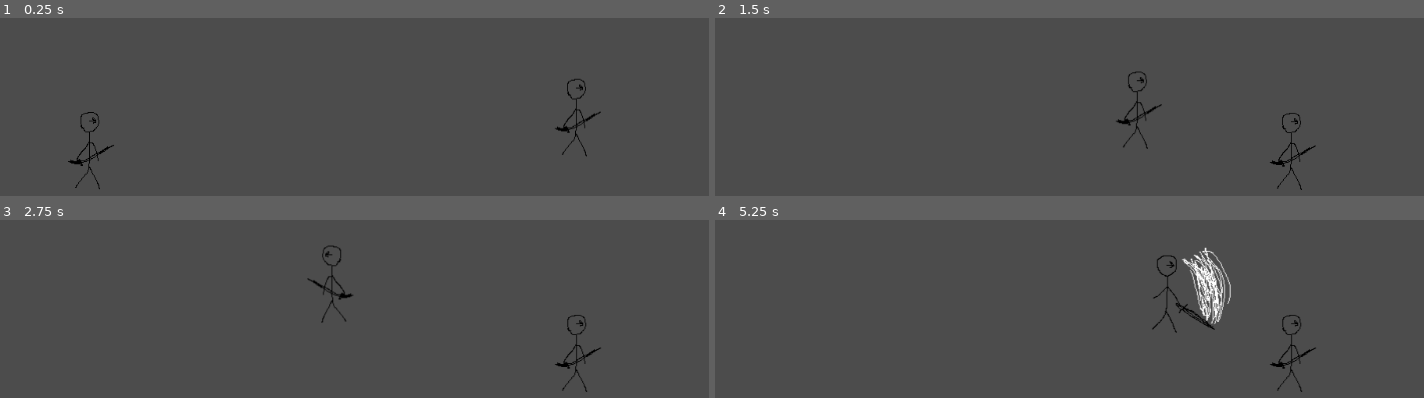
Above: before the commit, frames 1-4 (two rows, left to right).
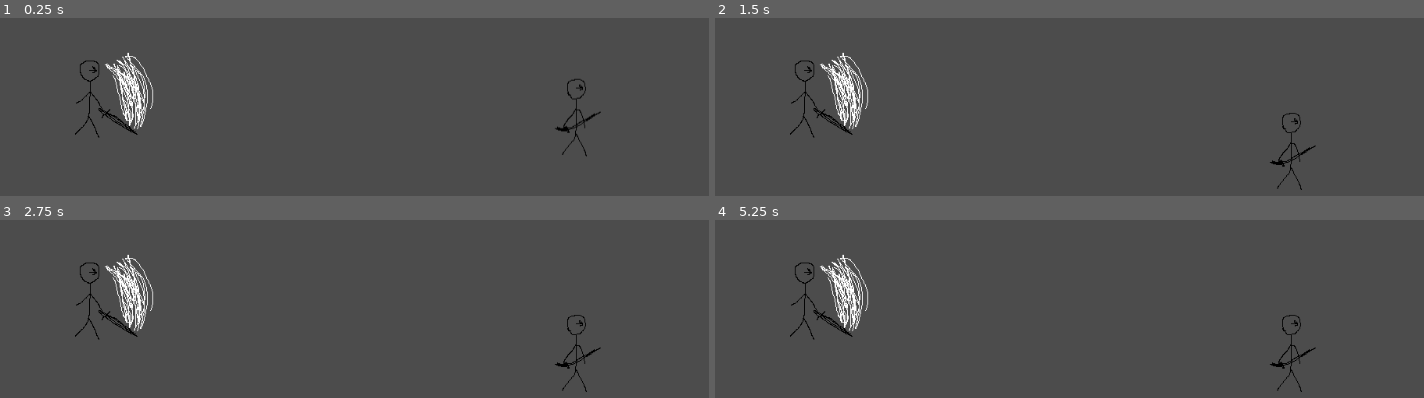
Above: after the commit, the same moments.

Repository: le-birb/sword-game
Game: Godot game, scene res://Testing.tscn
Same seed, same stepped clock (60 frames per second), same inputs: the game is played once before the commit and once after it.
Inputs:
- Up to frame 1 (0.25 s): no input
- Up to frame 2 (1.5 s): tap Enter at 0.5 s; hold C (block) 0.53-1.28 s; hold D (move_right) from 0.53 s (still down); tap Space (jump) at 0.77, 0.8, 1.07, 1.35 s
- Up to frame 3 (2.75 s): tap Space (jump) at 1.52, 1.82 s; tap C (block) at 1.55 s; release D (move_right) at 2.03 s; hold A (move_left) from 2.03 s (still down); hold Space (jump) from 2.03 s (still down); tap X (attack) at 2.1 s
- Up to frame 4 (5.25 s): release A (move_left) at 2.78 s; release Space (jump) at 2.78 s; hold D (move_right) 2.78-4.28 s; tap C (block) at 2.85, 4.55 s; tap Space (jump) at 3.02, 3.32, 3.77, 3.8, 4.07, 4.35, 4.52, 4.82 s; hold C (block) 3.53-4.28 s; hold A (move_left) 4.28-5.03 s; hold D (move_right) from 5.03 s (still down); hold Space (jump) from 5.03 s (still down); tap X (attack) at 5.1 s

The runs differ from the first frame. In frame 1, 1.7% of the frame differs, in the area x 9-22%, y 19-97%; in frame 2, 1.7%; in frame 3, 1.8%; in frame 4, 3.1%, in the area x 10-73%, y 15-68%.
Error after the commit: Parse Error: The identifier "player" isn't declared in the current scope. (res://player_scripts/Player.gd:103)

Commit message:
Implement generic state machine

Diff:
--- a/Player.tscn
+++ b/Player.tscn
@@ -1,7 +1,8 @@
-[gd_scene load_steps=10 format=2]
+[gd_scene load_steps=11 format=2]
 
-[ext_resource path="res://Player.gd" type="Script" id=1]
+[ext_resource path="res://player_scripts/Player.gd" type="Script" id=1]
 [ext_resource path="res://sprites/swordman.png" type="Texture" id=2]
+[ext_resource path="res://player_scripts/StateMachine.gd" type="Script" id=3]
 [ext_resource path="res://Hitbox.gd" type="Script" id=4]
 
 [sub_resource type="RectangleShape2D" id=1]
@@ -10,15 +11,15 @@
 [sub_resource type="RectangleShape2D" id=3]
 extents = Vector2( 31.5, 53.5 )
 
+[sub_resource type="AtlasTexture" id=5]
+flags = 4
+atlas = ExtResource( 2 )
+region = Rect2( 0, 256, 128, 128 )
+
 [sub_resource type="AtlasTexture" id=4]
 flags = 4
 atlas = ExtResource( 2 )
 region = Rect2( 0, 128, 128, 128 )
-
-[sub_resource type="AtlasTexture" id=5]
-flags = 4
-atlas = ExtResource( 2 )
-region = Rect2( 0, 256, 128, 128 )
 
 [sub_resource type="AtlasTexture" id=6]
 flags = 4
@@ -27,14 +28,14 @@
 
 [sub_resource type="SpriteFrames" id=7]
 animations = [ {
+"frames": [ SubResource( 5 ) ],
+"loop": false,
+"name": "block",
+"speed": 5.0
+}, {
 "frames": [ SubResource( 4 ) ],
 "loop": false,
 "name": "attack",
-"speed": 5.0
-}, {
-"frames": [ SubResource( 5 ) ],
-"loop": false,
-"name": "block",
 "speed": 5.0
 }, {
 "frames": [ SubResource( 6 ) ],
@@ -79,5 +80,10 @@
 wait_time = 0.2
 one_shot = true
 
+[node name="StateMachine" type="Node" parent="."]
+script = ExtResource( 3 )
+
+[node name="IdleState" type="Node" parent="StateMachine"]
+
 [connection signal="input_event" from="." to="." method="_on_Player_input_event"]
 [connection signal="body_entered" from="Attack" to="." method="_on_Attack_body_entered"]
--- a/Player.gd
+++ b/player_scripts/Player.gd
@@ -2,6 +2,8 @@
 extends Actor
 
 const Enemy = preload("res://Enemy.gd")
+
+var curr_state: state = idle_state.new()
 
 var snap_vec: Vector2 = Vector2(0, .05)
 
@@ -89,3 +91,24 @@
 	var enemy := body as Enemy
 	if enemy:
 		enemy.damage()
+
+
+class state:
+	func process():
+		pass
+
+class idle_state extends state:
+	func process():
+		if Input.is_action_just_pressed("jump"):
+			player.velocity.y = -500
+			player.curr_state = airborn_state.new()
+
+
+class airborn_state extends state:
+	func _init():
+		var coyote_timer = get_tree().create_timer(.1)
+	func process():
+		if Input.is_action_just_pressed("jump") and not coyote_timer.is_stopped():
+			player.velocity.y = -500
+		if Input.is_action_pressed("jump"):
+			player.acceleration.y = player.gravity.y / 2
--- /dev/null
+++ b/player_scripts/State.gd
@@ -0,0 +1,31 @@
+
+class_name State extends Node
+
+var parent_fsm: StateMachine
+
+func enter():
+	pass
+
+func exit(next_state: State):
+	parent_fsm.state = next_state
+
+func _ready():
+	pass
+
+func process(delta):
+	pass
+
+func physics_process(delta):
+	pass
+
+func input(event):
+	pass
+
+func unhandled_input(event):
+	pass
+
+func unhandled_key_input(event):
+	pass
+
+func notification(what, flag = false):
+	pass
--- /dev/null
+++ b/player_scripts/StateMachine.gd
@@ -0,0 +1,33 @@
+extends Node
+
+class_name StateMachine
+
+var state setget enter_state
+
+
+func _ready():
+	enter_state(get_child(0))
+
+func enter_state(new_state):
+	state = new_state
+	state.fsm = self
+	state.enter()
+
+func _process(delta):
+	state.process(delta)
+
+func _physics_process(delta):
+	state.physics_process(delta)
+
+func _input(event):
+	state.input(event)
+
+func _unhandled_input(event):
+	state.unhandled_input(event)
+
+func _unhandled_key_input(event):
+	state.unhandled_key_input(event)
+
+func _notification(what):
+	if state:
+		state.notification(what)
--- a/project.godot
+++ b/project.godot
@@ -23,11 +23,23 @@
 "class": "Hitbox",
 "language": "GDScript",
 "path": "res://Hitbox.gd"
+}, {
+"base": "Node",
+"class": "State",
+"language": "GDScript",
+"path": "res://player_scripts/State.gd"
+}, {
+"base": "Node",
+"class": "StateMachine",
+"language": "GDScript",
+"path": "res://player_scripts/StateMachine.gd"
 } ]
 _global_script_class_icons={
 "Actor": "",
 "Enemy": "",
-"Hitbox": ""
+"Hitbox": "",
+"State": "",
+"StateMachine": ""
 }
 
 [application]
@@ -35,6 +47,15 @@
 config/name="HelloWorld"
 run/main_scene="res://Testing.tscn"
 config/icon="res://icon.png"
+
+[autoload]
+
+UserData="*res://addons/github-integration/scripts/user_data.gd"
+IconLoaderGithub="*res://addons/github-integration/scripts/IconLoaderGithub.gd"
+
+[editor_plugins]
+
+enabled=PoolStringArray( "res://addons/github-integration/plugin.cfg", "res://addons/godot-git-control.funabab/plugin.cfg" )
 
 [input]
 
